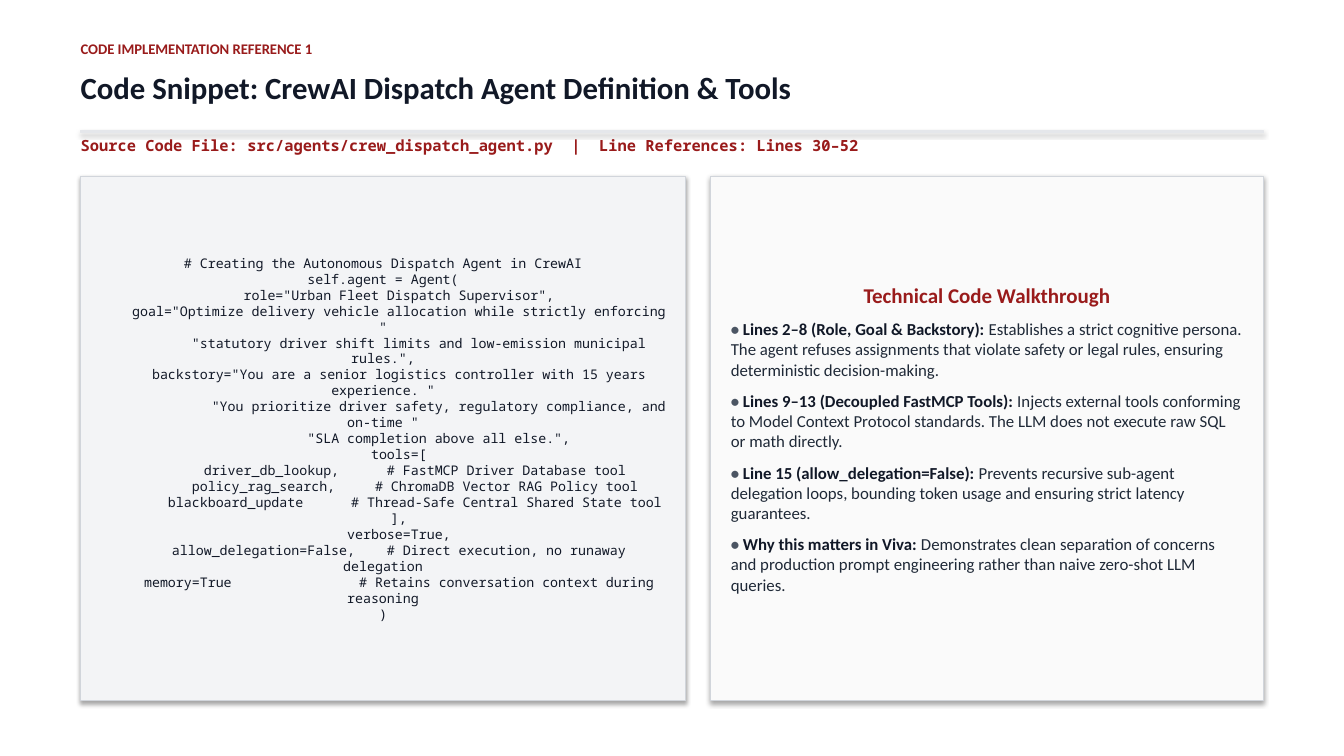
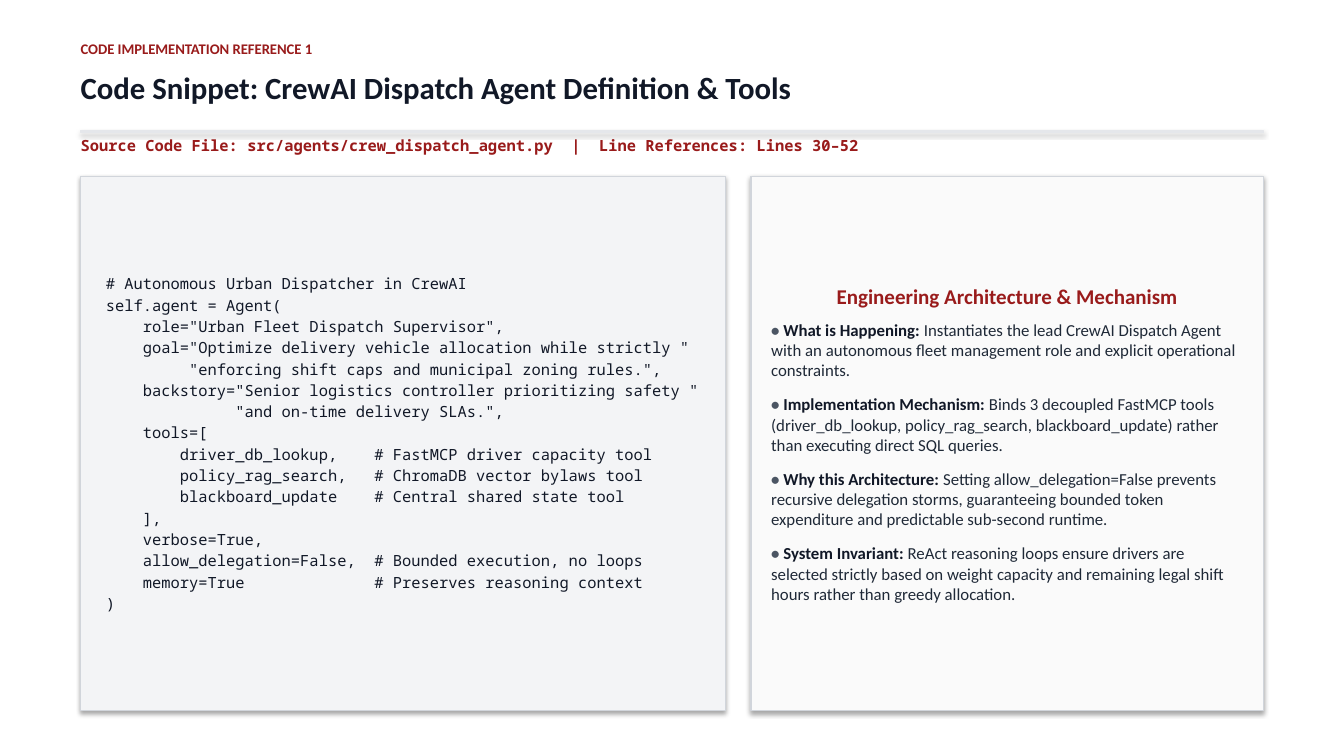
Before and after one commit to Akshat5091/DeliveryFleet-MAS, a slide deck: slide 5 of Eval 2 Documents/DeliveryFleet_MAS_Evaluation2_Master_Presentation.pptx. Drawn at 1344x756 pixels with LibreOffice and Linux fonts; fonts in the diff are those of the drawing. Boxes give left, top, right and bottom in pixels: in the first picture for what was removed or moved away, otherwise in the second. Text is boxed around its words. In the diff, an @@ line names an element or a change of style, - is before the commit and + after.

Commit message:
refactor: left-align code blocks with 11pt Consolas font, purge viva meta-cues, and format 4-bullet architectural explanations

```diff
--- a/Eval 2 Documents/DeliveryFleet_MAS_Evaluation2_Master_Presentation.pptx
+++ b/Eval 2 Documents/DeliveryFleet_MAS_Evaluation2_Master_Presentation.pptx
@@ rectangle "# Autonomous Urban Dispatcher in ...": place and size @@
-rectangle "# Autonomous Urban Dispatcher in ..." at <box>81,176,686,701</box>
+rectangle "# Autonomous Urban Dispatcher in ..." at <box>81,176,726,711</box>
@@ rectangle "Engineering Architecture & Mechanism": place and size @@
-rectangle "Engineering Architecture & Mechanism" at <box>711,176,1263,701</box>
+rectangle "Engineering Architecture & Mechanism" at <box>751,176,1263,711</box>
@@ text in rectangle at <box>106,277,680,592</box>: text changed; size 9.5 to 11 pt @@
-# Creating the Autonomous Dispatch Agent in CrewAI
-self.agent = Agent(
-role="Urban Fleet Dispatch Supervisor",
-goal="Optimize delivery vehicle allocation while strictly enforcing "
-"statutory driver shift limits and low-emission municipal rules.",
-backstory="You are a senior logistics controller with 15 years experience. "
-"You prioritize driver safety, regulatory compliance, and on-time "
-"SLA completion above all else.",
-tools=[
-driver_db_lookup, # FastMCP Driver Database tool
-policy_rag_search, # ChromaDB Vector RAG Policy tool
-blackboard_update # Thread-Safe Central Shared State tool
-],
-verbose=True,
-allow_delegation=False, # Direct execution, no runaway delegation
-memory=True # Retains conversation context during reasoning
-)
+# Autonomous Urban Dispatcher in CrewAI
+self.agent = Agent(
+role="Urban Fleet Dispatch Supervisor",
+goal="Optimize delivery vehicle allocation while strictly "
+"enforcing shift caps and municipal zoning rules.",
+backstory="Senior logistics controller prioritizing safety "
+"and on-time delivery SLAs.",
+tools=[
+driver_db_lookup, # FastMCP driver capacity tool
+policy_rag_search, # ChromaDB vector bylaws tool
+blackboard_update # Central shared state tool
+],
+verbose=True,
+allow_delegation=False, # Bounded execution, no loops
+memory=True # Preserves reasoning context
+)
@@ text in rectangle at <box>771,289,1235,603</box>: text changed @@
-Technical Code Walkthrough
-• Lines 2–8 (Role, Goal & Backstory): Establishes a strict cognitive persona. The agent refuses assignments that violate safety or legal rules, ensuring deterministic decision-making.
-• Lines 9–13 (Decoupled FastMCP Tools): Injects external tools conforming to Model Context Protocol standards. The LLM does not execute raw SQL or math directly.
-• Line 15 (allow_delegation=False): Prevents recursive sub-agent delegation loops, bounding token usage and ensuring strict latency guarantees.
-• Why this matters in Viva: Demonstrates clean separation of concerns and production prompt engineering rather than naive zero-shot LLM queries.
+Engineering Architecture & Mechanism
+• What is Happening: Instantiates the lead CrewAI Dispatch Agent with an autonomous fleet management role and explicit operational constraints.
+• Implementation Mechanism: Binds 3 decoupled FastMCP tools (driver_db_lookup, policy_rag_search, blackboard_update) rather than executing direct SQL queries.
+• Why this Architecture: Setting allow_delegation=False prevents recursive delegation storms, guaranteeing bounded token expenditure and predictable sub-second runtime.
+• System Invariant: ReAct reasoning loops ensure drivers are selected strictly based on weight capacity and remaining legal shift hours rather than greedy allocation.
```
Also in this commit, not shown: 4 other slides changed, 3 other files.
